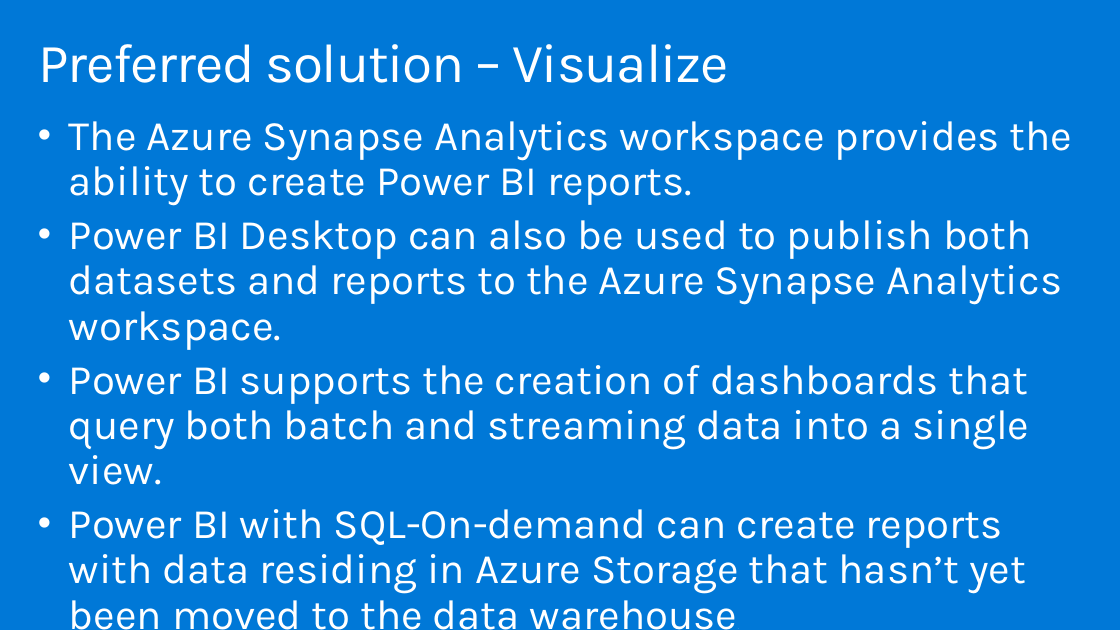
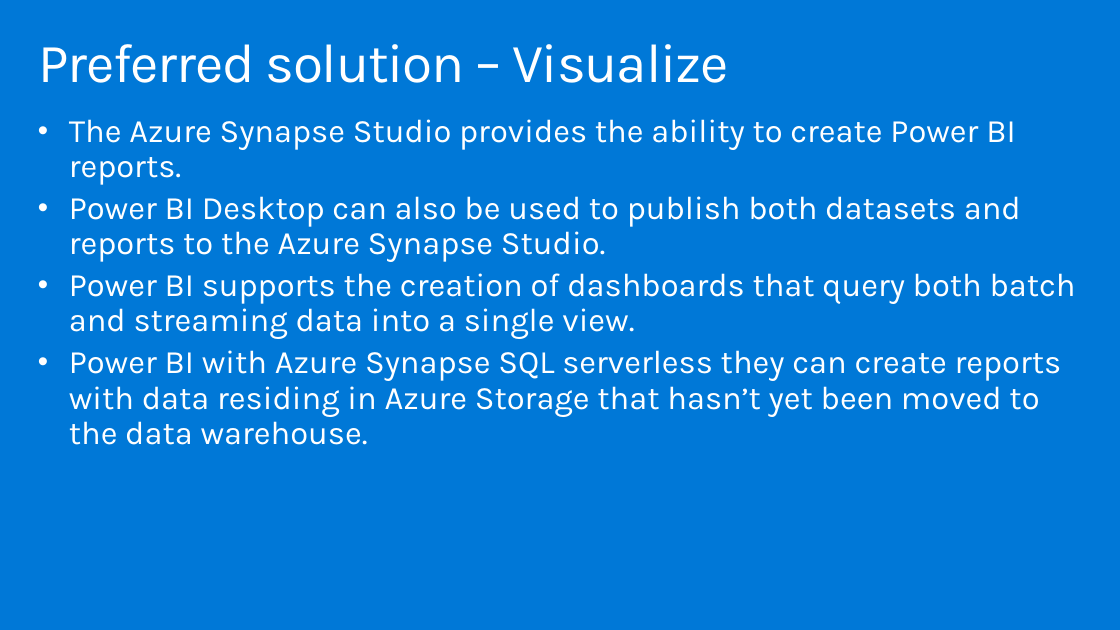
Before and after one commit to solliancenet/MCW-Azure-Synapse-Analytics, a slide deck: slide 26 of Whiteboard design session/WDS trainer presentation - Azure Synapse Analytics.pptx. Drawn at 1120x630 pixels with LibreOffice and Linux fonts; fonts in the diff are those of the drawing. Boxes give left, top, right and bottom in pixels: in the first picture for what was removed or moved away, otherwise in the second. Text is boxed around its words. In the diff, an @@ line names an element or a change of style, - is before the commit and + after.

```diff
--- a/Whiteboard design session/WDS trainer presentation - Azure Synapse Analytics.pptx
+++ b/Whiteboard design session/WDS trainer presentation - Azure Synapse Analytics.pptx
@@ text at (x1=69, y1=119, x2=1021, y2=262): text changed; size 36 to 28 pt @@
-• The Azure Synapse Analytics workspace provides the ability to create Power BI reports.
-• Power BI Desktop can also be used to publish both datasets and reports to the Azure Synapse Analytics workspace.
+• The Azure Synapse Studio provides the ability to create Power BI reports.
+• Power BI Desktop can also be used to publish both datasets and reports to the Azure Synapse Studio.
@@ text at (x1=69, y1=273, x2=1076, y2=339): size 36 to 28 pt in "Power BI supports the creation of dashboards ..."; less space between paragraphs @@
@@ text at (x1=69, y1=350, x2=1062, y2=445): text changed; size 36 to 28 pt @@
-• Power BI with SQL-On-demand can create reports with data residing in Azure Storage that hasn’t yet been moved to the data warehouse.
+• Power BI with Azure Synapse SQL serverless they can create reports with data residing in Azure Storage that hasn’t yet been moved to the data warehouse.
```
Also in this commit, not shown: 26 other slides changed, 2 other files.
